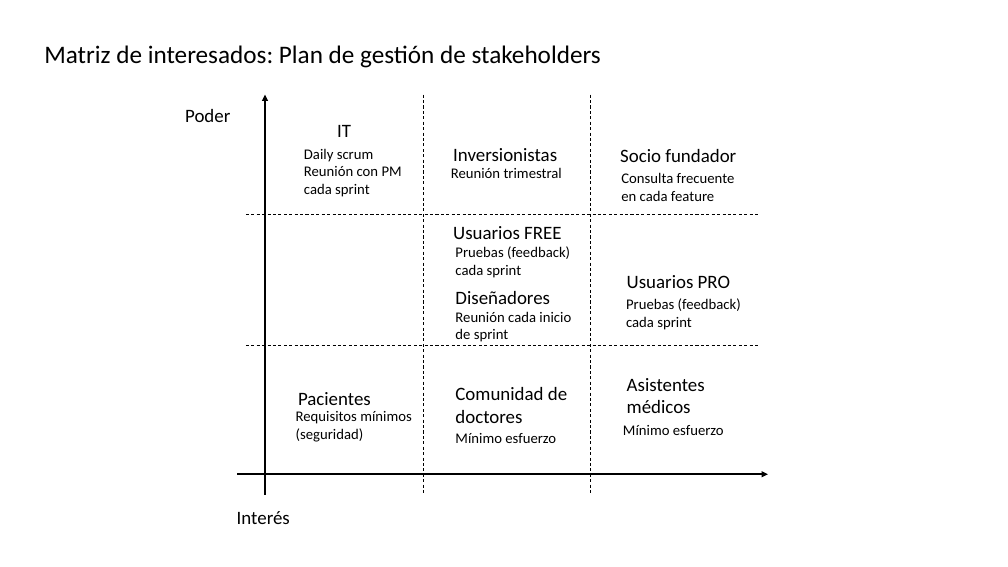
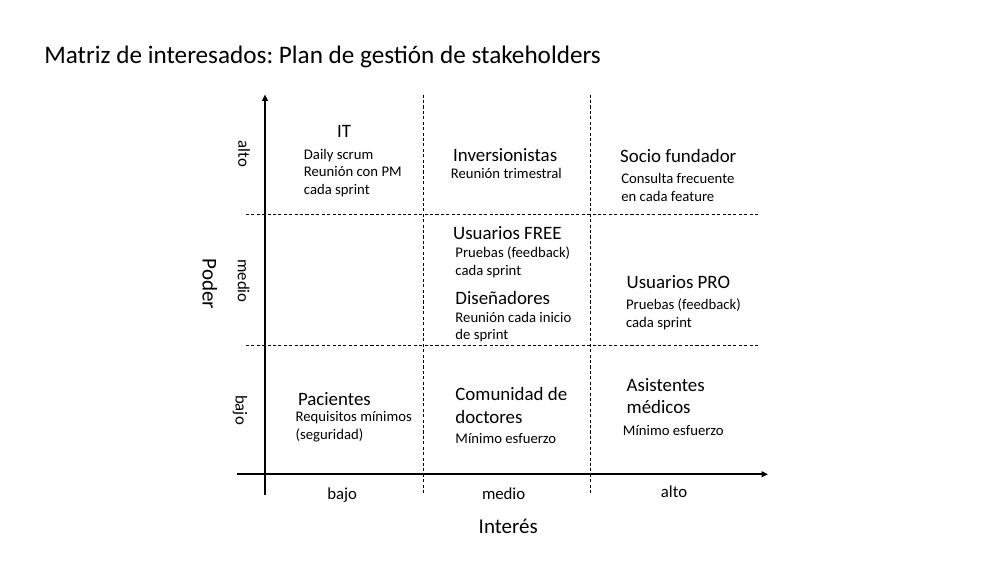
Before and after one commit to the-other-mariana/pm, a slide deck: slide 1 of PM1/project-planning/week6/ideas.pptx. Drawn at 1008x567 pixels with LibreOffice and Linux fonts; fonts in the diff are those of the drawing. Boxes give left, top, right and bottom in pixels: in the first picture for what was removed or moved away, otherwise in the second. Text is boxed around its words. In the diff, an @@ line names an element or a change of style, - is before the commit and + after.

```diff
--- a/PM1/project-planning/week6/ideas.pptx
+++ b/PM1/project-planning/week6/ideas.pptx
@@ text added at (x1=234, y1=143, x2=254, y2=167), 16 pt, text #000000 @@
+alto
@@ text "Poder" moved from (x1=185, y1=109, x2=230, y2=122) to (x1=197, y1=264, x2=223, y2=308) @@
@@ text "Poder" at (x1=197, y1=264, x2=223, y2=308): size 18 to 20 pt; rotation 0 to 90 degrees @@
@@ text added at (x1=233, y1=263, x2=253, y2=301), 16 pt, text #000000 @@
+medio
@@ text added at (x1=231, y1=398, x2=251, y2=424), 16 pt, text #000000 @@
+bajo
@@ text added at (x1=327, y1=487, x2=357, y2=502), 16 pt, text #000000 @@
+bajo
@@ text "Interés" moved from (x1=237, y1=511, x2=290, y2=524) to (x1=479, y1=518, x2=538, y2=533) @@
@@ text "Interés" at (x1=479, y1=518, x2=538, y2=533): size 18 to 20 pt @@
@@ text added at (x1=482, y1=487, x2=525, y2=499), 16 pt, text #000000 @@
+medio
@@ text added at (x1=661, y1=485, x2=687, y2=497), 16 pt, text #000000 @@
+alto
```
Also in this commit, not shown: 3 slides added, 2 other files.
